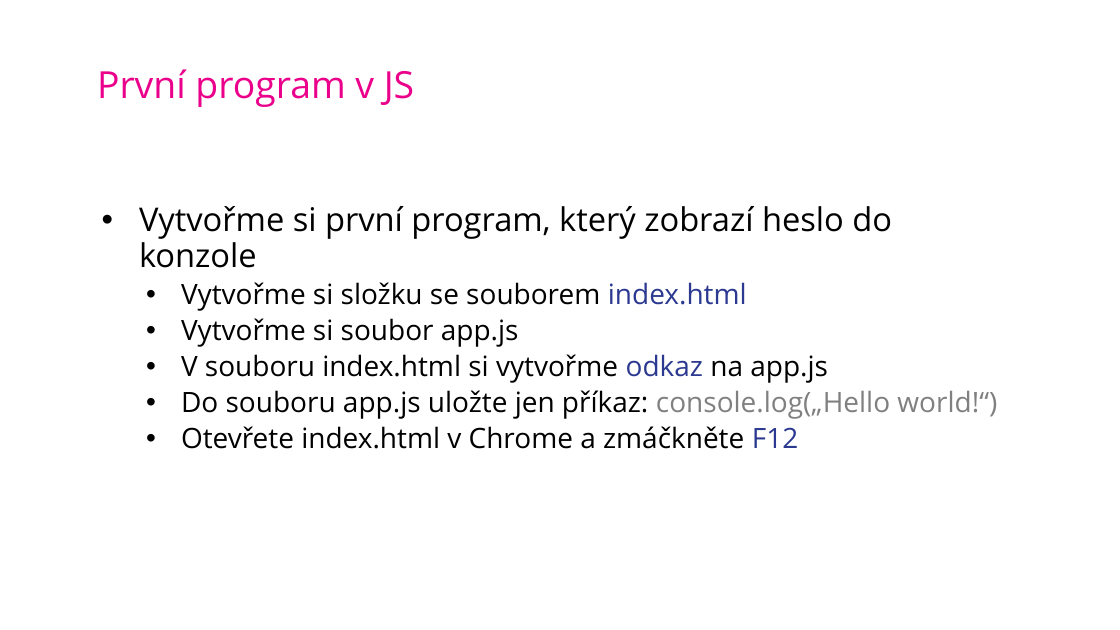
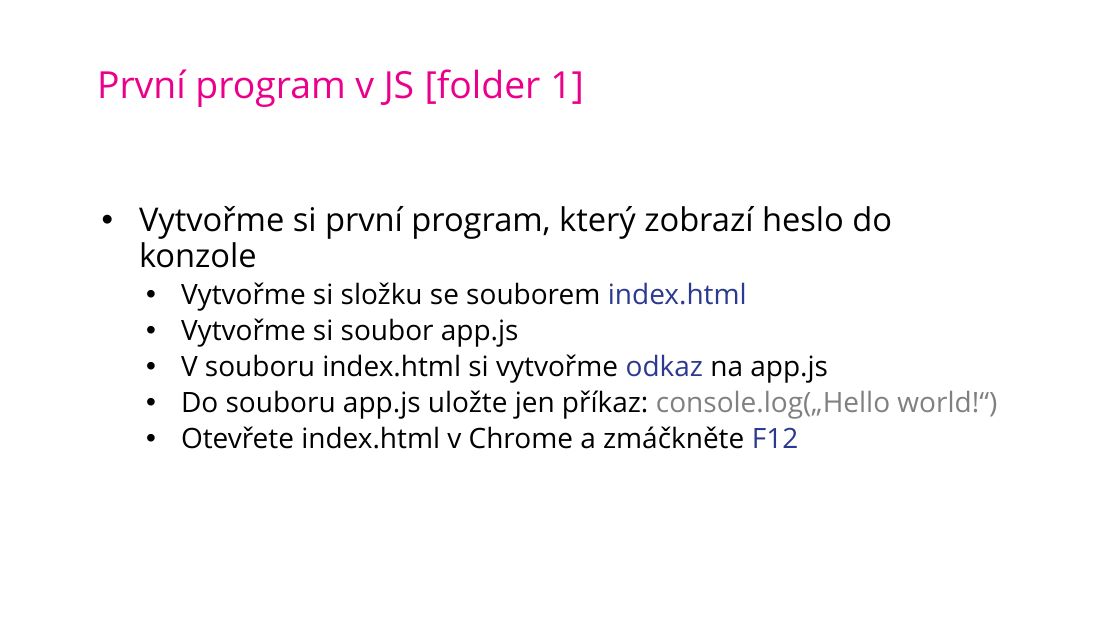
Before and after one commit to SimonB87/LetniSkola2020JS, a slide deck: slide 9 of JS-SB-LetnIskola2020.pptx. Drawn at 1120x630 pixels with LibreOffice and Linux fonts; fonts in the diff are those of the drawing; background and template pictures are left out. Boxes give left, top, right and bottom in pixels: in the first picture for what was removed or moved away, otherwise in the second. Text is boxed around its words. In the diff, an @@ line names an element or a change of style, - is before the commit and + after.

```diff
--- a/JS-SB-LetnIskola2020.pptx
+++ b/JS-SB-LetnIskola2020.pptx
@@ title at (97, 69, 584, 107): text changed @@
-První program v JS
+První program v JS [folder 1]
```
Also in this commit, not shown: 7 other slides changed, 1 slide added, 10 other files.
